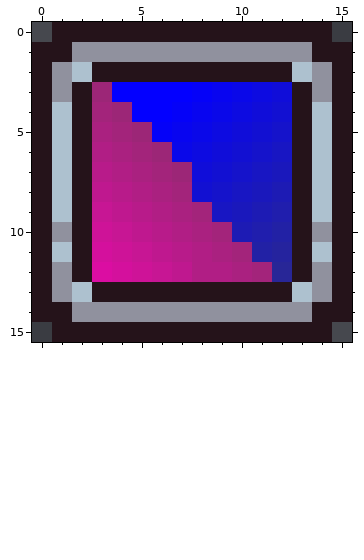
Two versions of one pixel-art sprite, App/Image/Turret/MysteriousTurret.png. The picture above is the old version.
The file is 16x16 pixels. Colours within 5 levels of each other are drawn and written as one.
The result:
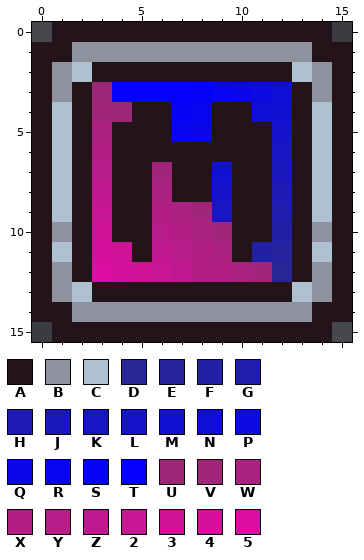
Palette (. is transparent): A #25131a  B #90919e  C #adc1cf  D #282697  E #25239e  F #2221a5  G #201ead  H #1d1bb4  J #1a18bc  K #1816c3  L #1513cb  M #1210d2  N #100dd9  P #0d0be1  Q #0a08e9  R #0805f0  S #0502f8  T #0300ff  U #9c2677  V #a3247b  W #aa2180  X #b11e85  Y #b81b8a  Z #bf188f  2 #c71694  3 #ce1398  4 #d4109d  5 #db0da2
Change:
Colour A replaces colour 2 in row 10 at x 4; in row 11 at x 5.
Colour A replaces colour G in row 10 at x 11.
Colour A replaces colour H in row 9 at x 11; in row 10 at x 10.
Colour A replaces colour J in row 8 at x 11; in row 9 at x 10.
Colour A replaces colour K in row 7 at x 11; in row 8 at x 10.
Colour A replaces colour L in row 6 at x 11; in row 7 at x 10.
Colour A replaces colour M in row 5 at x 11; in row 6 at x 10; in row 8 at x 8.
Colour A replaces colour N in row 5 at x 10; in row 6 at x 9; in row 7 at x 8.
Colour A replaces colour P in row 4 at x 10; in row 5 at x 9; in row 6 at x 8.
Colour A replaces colour Q in row 4 at x 9; in row 6 at x 7.
Colour A replaces colour S in row 5 at x 6.
Colour A replaces colour T in row 4 at x 5 to 6.
Colour A replaces colour U in row 5 at x 5; in row 6 at x 6; in row 7 at x 7.
Colour A replaces colour V in row 5 at x 4; in row 6 at x 5; in row 8 at x 7; in row 11 at x 10.
Colour A replaces colour W in row 6 at x 4; in row 7 at x 5.
Colour A replaces colour X in row 7 at x 4; in row 8 at x 5.
Colour A replaces colour Y in row 8 at x 4; in row 9 at x 5.
Colour A replaces colour Z in row 9 at x 4; in row 10 at x 5.
Changed places in both pictures, as pixel boxes (x1, y1, x2, y2):
changed: (112, 102, 272, 262)
